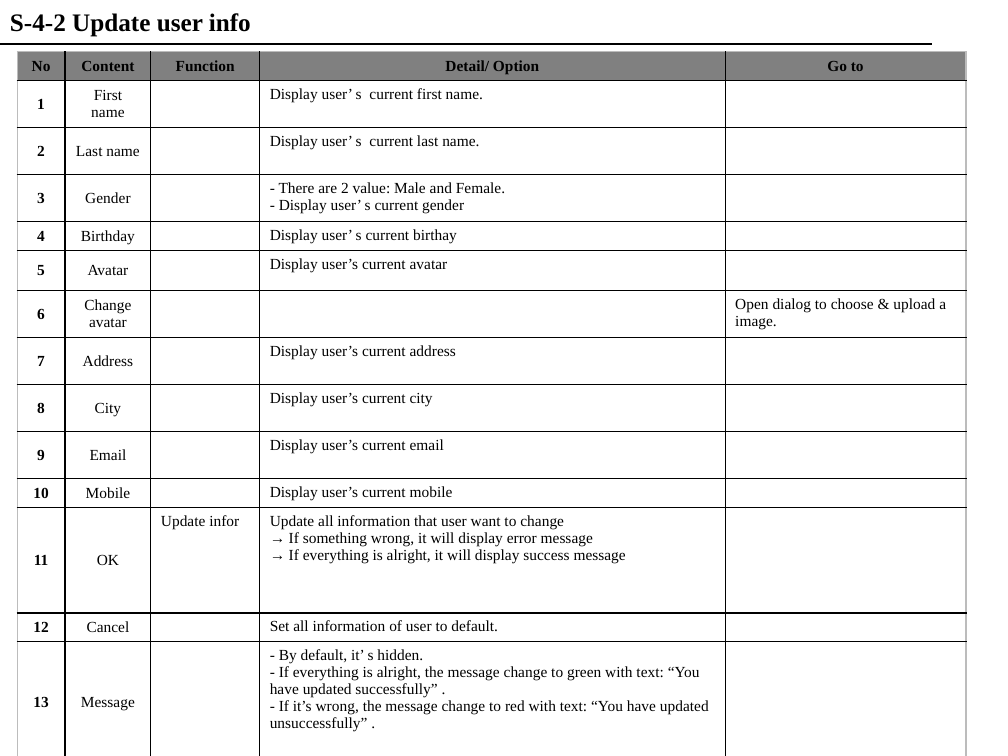
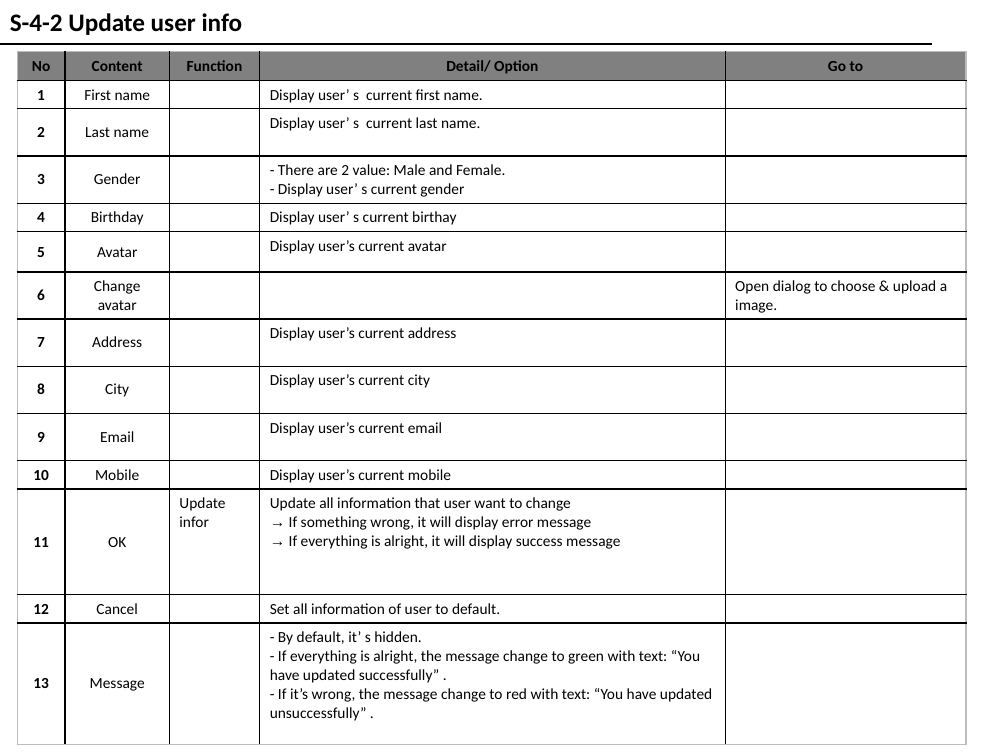
Before and after one commit to truong-vu-mulodo/mini-blog, a slide deck: slide 7 of php/tam-v.anh/doc/detail_design/frontend/wireframe/MiniBlog_Wireframe_Ver_0.1.0.pptx (slide 6 before the commit). Drawn at 1008x756 pixels with LibreOffice and Linux fonts; fonts in the diff are those of the drawing. Boxes give left, top, right and bottom in pixels: in the first picture for what was removed or moved away, otherwise in the second. Text is boxed around its words. In the diff, an @@ line names an element or a change of style, - is before the commit and + after.

```diff
--- a/php/tam-v.anh/doc/detail_design/frontend/wireframe/MiniBlog_Wireframe_Ver_0.1.0.pptx
+++ b/php/tam-v.anh/doc/detail_design/frontend/wireframe/MiniBlog_Wireframe_Ver_0.1.0.pptx
@@ text "S-4-2 Update user info" at (x1=10, y1=13, x2=243, y2=35): font Times New Roman to Calibri @@
@@ table at (x1=17, y1=51, x2=967, y2=743) @@
@@ font Times New Roman to Calibri @@
```
Also in this commit, not shown: 2 other slides changed, 1 slide added.
